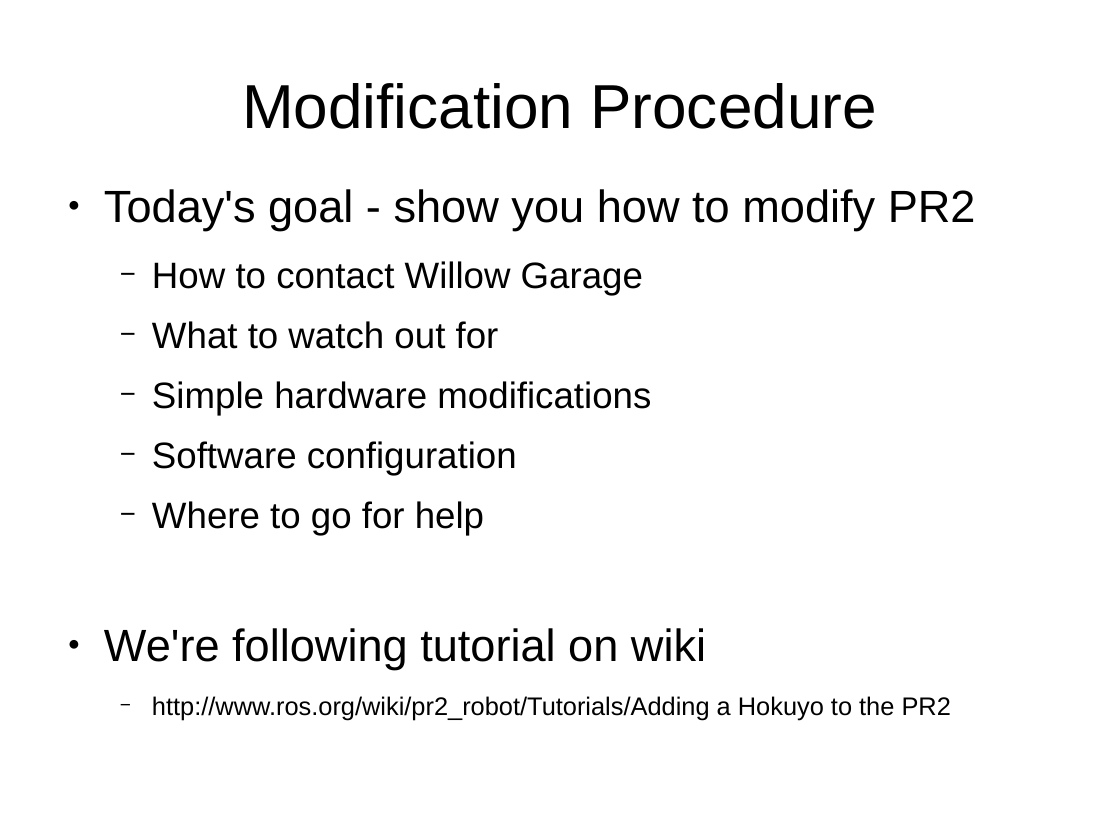
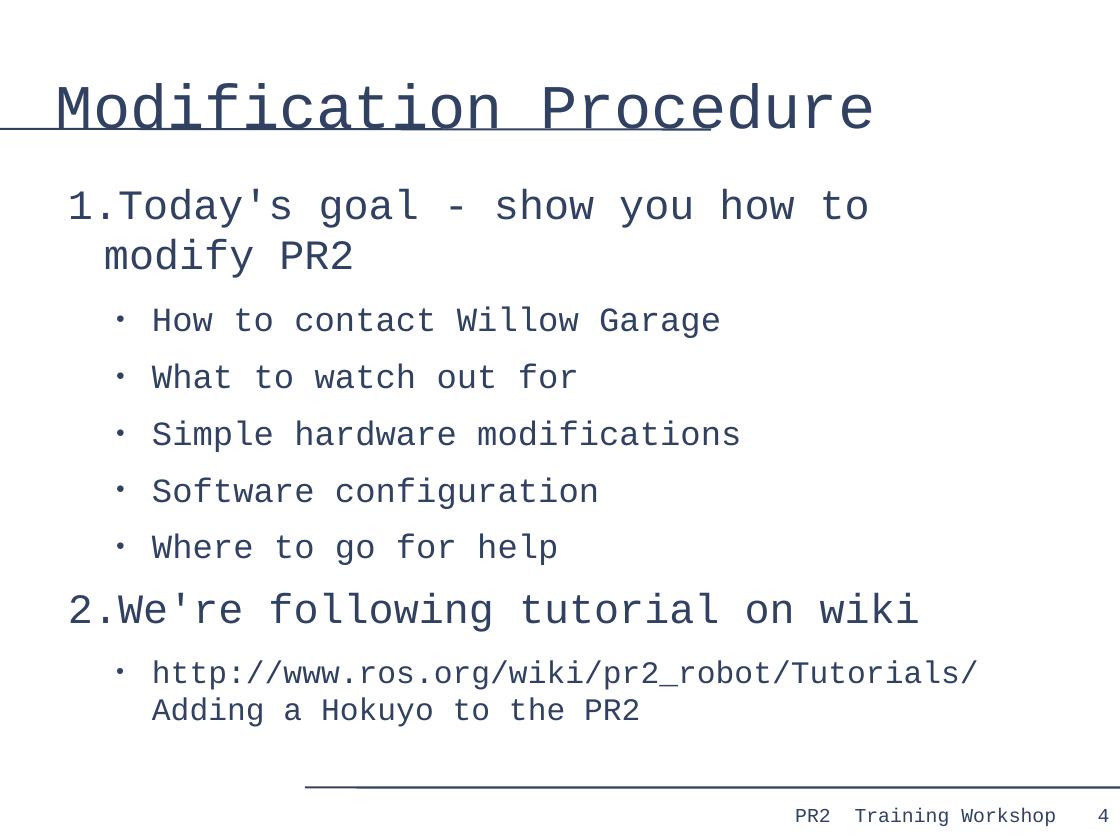
Before and after one commit to PR2/pr2_docs, a slide deck: slide 4 of pr2_training_workshop/modifying_pr2/adding_sensor.odp. Drawn at 1120x840 pixels with LibreOffice and Linux fonts; fonts in the diff are those of the drawing. Boxes give left, top, right and bottom in pixels: in the first picture for what was removed or moved away, otherwise in the second. Text is boxed around its words. In the diff, an @@ line names an element or a change of style, - is before the commit and + after.

```diff
--- a/pr2_training_workshop/modifying_pr2/adding_sensor.odp
+++ b/pr2_training_workshop/modifying_pr2/adding_sensor.odp
@@ title "Modification Procedure" at [56,84,875,131]: font Arial to Courier New, text colour #000000 to #314162; alignment centre to left @@
@@ line added from (0, 129) to (711, 129), #314162 1.45 pt @@
@@ text "Today's goal - show you ..." at [68,189,979,727]: size 32 to 29.6 pt in "Today's goal - show you how to ...", "We're following tutorial on wiki"; font Arial to Courier New, text colour #000000 to #314162; size 26 to 24.1 pt in "How to contact Willow Garage", "What to watch out for", "Simple hardware modifications", "Software configuration" and 1 more places; size 18 to 22.2 pt in "http://www.ros.org/wiki/pr2_robot/Tutorials/Adding a Hokuyo  ..."; bullet ● to 1.; bullet colour #000000 to #314162; bullet − to ● @@
@@ line added from (305, 788) to (1120, 788), #314162 1.45 pt @@
@@ text added at [795,808,1056,826], 14 pt, text #314162 @@
+PR2 Training Workshop
@@ page number added at [1098,809,1110,822], 14 pt, text #314162 @@
+4
```
Also in this commit, not shown: 17 other slides changed.
